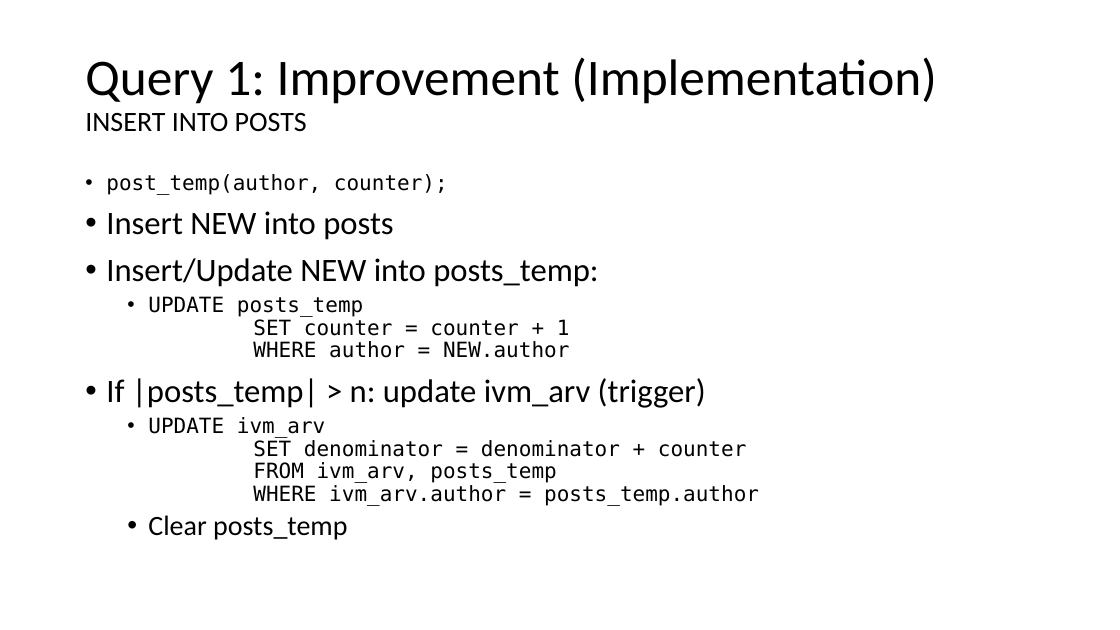
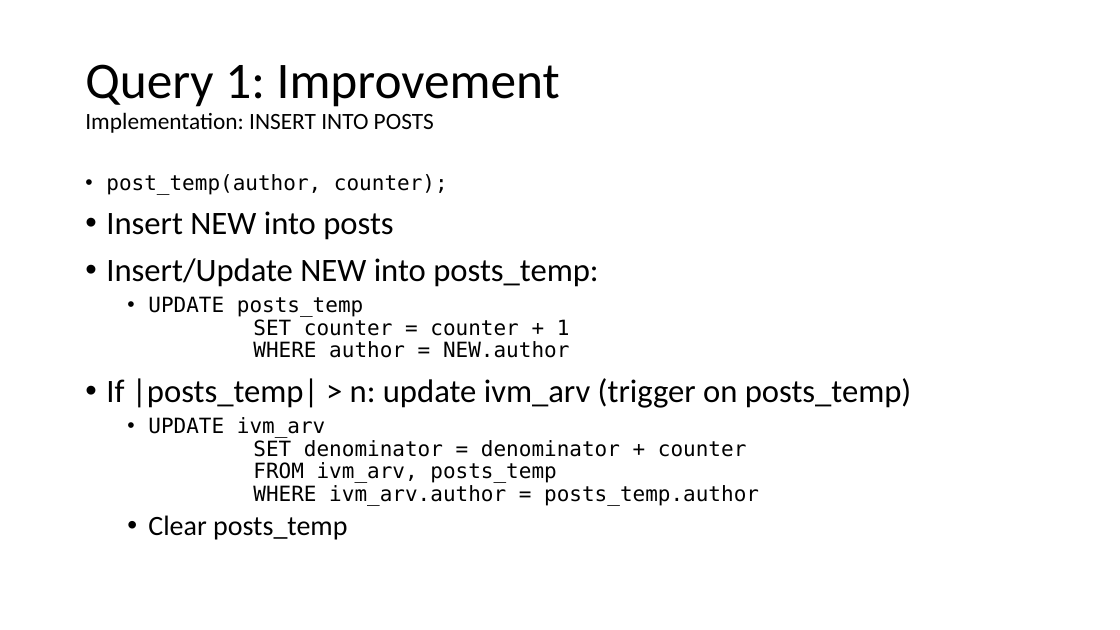
Before and after one commit to matthias-springer/cse190-database-analytics, a slide deck: slide 18 of presentation/presentation.pptx (slide 13 before the commit). Drawn at 1120x630 pixels with LibreOffice and Linux fonts; fonts in the diff are those of the drawing. Boxes give left, top, right and bottom in pixels: in the first picture for what was removed or moved away, otherwise in the second. Text is boxed around its words. In the diff, an @@ line names an element or a change of style, - is before the commit and + after.

```diff
--- a/presentation/presentation.pptx
+++ b/presentation/presentation.pptx
@@ title at <box>85,64,560,133</box>: text changed; size 44 to 20 pt @@
-Query 1: Improvement (Implementation)
-INSERT INTO POSTS
+Query 1: Improvement
+Implementation: INSERT INTO POSTS
@@ text at <box>106,378,912,408</box>: text changed @@
-• If |posts_temp| > n: update ivm_arv (trigger)
+• If |posts_temp| > n: update ivm_arv (trigger on posts_temp)
```
Also in this commit, not shown: 15 other slides changed, 11 slides added, 2 slides removed.
